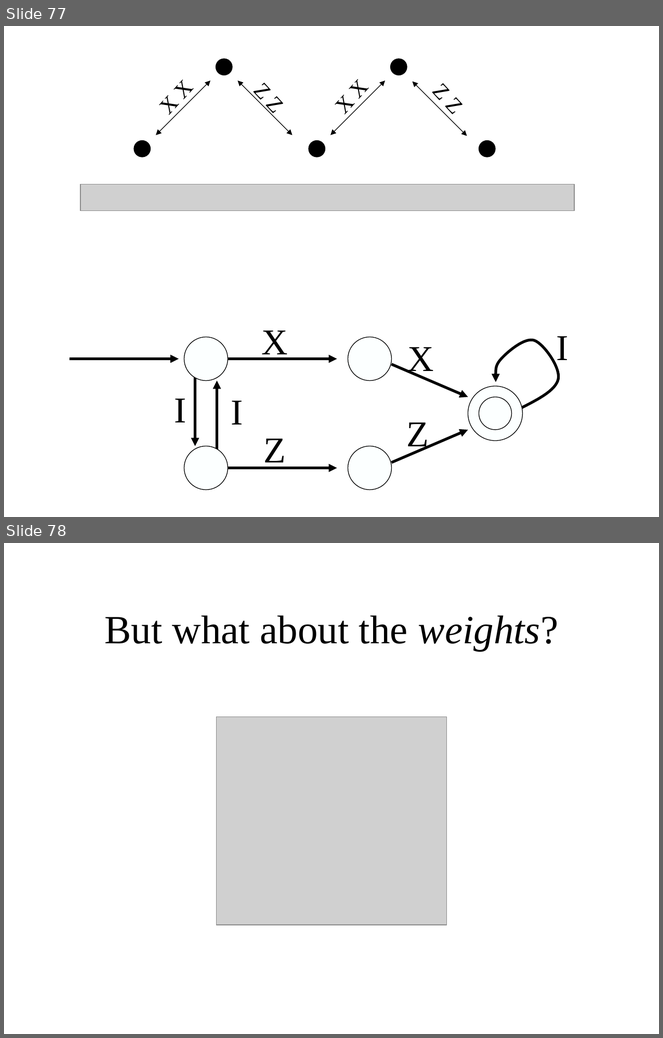
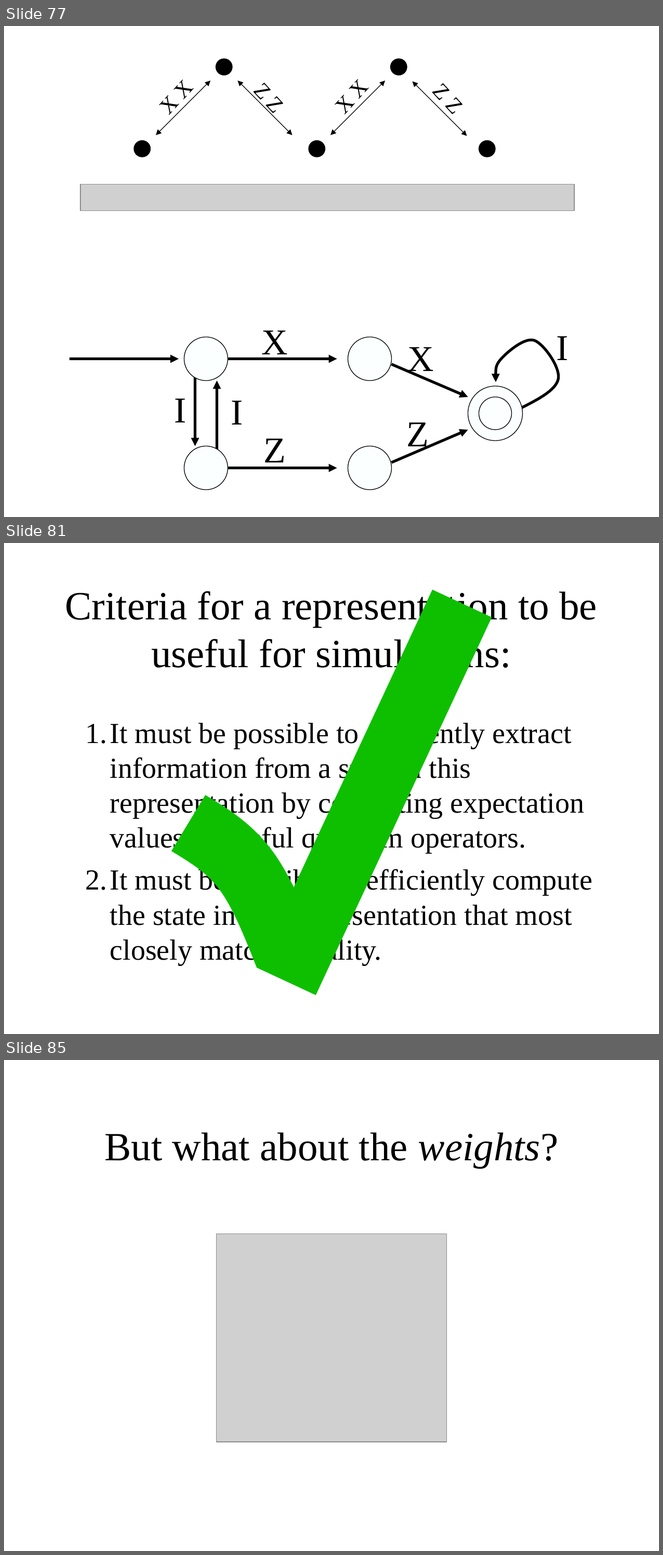
Before and after one commit to gcross/QC-Talks, a slide deck: GeneralExam/WeaponsOfMassSimulation.odp. Shown one above the other, each under a label of ours: slides 77 and 78 before the commit, slides 77, 81 and 85 after it; the slides between them are not shown. The pictures are 663x1038 and 663x1555 pixels, drawn with LibreOffice and Linux fonts; fonts in the diff are those of the drawing; grey boxes stand for pictures; background and template pictures are left out. Boxes give left, top, right and bottom in pixels: in the first picture for what was removed or moved away, otherwise in the second. Text is boxed around its words. In the diff, an @@ line names an element or a change of style, - is before the commit and + after.

```diff
--- a/GeneralExam/WeaponsOfMassSimulation.odp
+++ b/GeneralExam/WeaponsOfMassSimulation.odp
@@ slide 81 added at (4,543,659,1034), background picture (left out) @@
@@ title added at (65,590,597,675), 44 pt, text #000000 @@
+Criteria for a representation to be useful for simulations:
@@ line added from (286, 981) to (462, 603), #0EBF00 72 pt @@
@@ text added at (86,720,593,965), 32 pt, text #000000 @@
+1. It must be possible to efficiently extract information from a state in this representation by computing expectation values of useful quantum operators.
+2. It must be possible to efficiently compute the state in this representation that most closely matches reality.
@@ freeform shape added at (188,823,287,956), outline #0EBF00 72 pt @@
@@ what was slide 78 is now slide 85 @@
```
Also in this commit, not shown: 5 slides changed, 6 other slides added.
